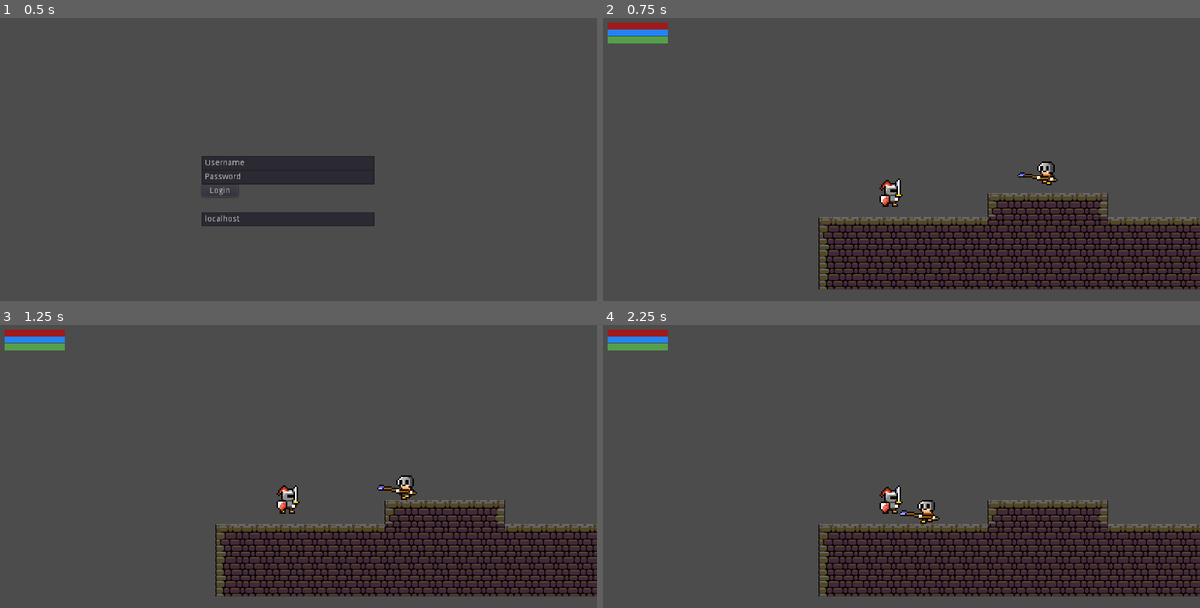
Above: before the commit, frames 1-4 (two rows, left to right).
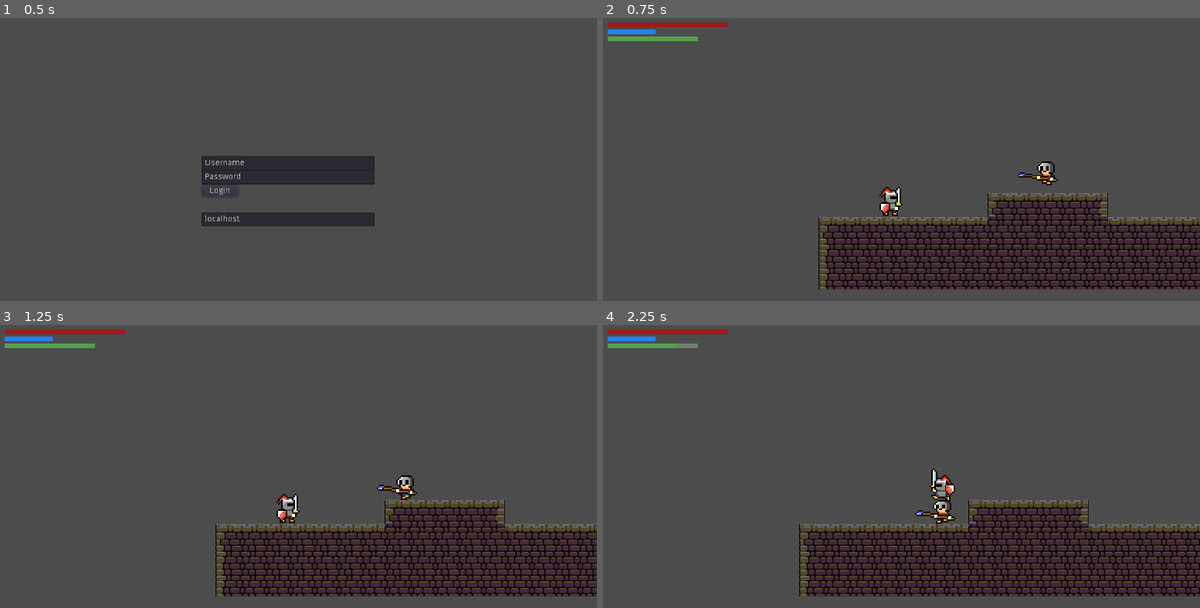
Above: after the commit, the same moments.

Repository: dim35/CEN3031-Project
Game: Godot game, scene res://screens/login_screen/login_screen.tscn
The game is run twice, just before and just after one commit, with the same random seed, the same clock (stepped at 60 frames per second) and the same inputs.
Inputs:
- Up to frame 1 (0.5 s): no input
- Up to frame 2 (0.75 s): click "Login" at 0.5 s
- Up to frame 3 (1.25 s): no input
- Up to frame 4 (2.25 s): hold D (move_right) 1.28-2.03 s; hold X (attack) 1.28-2.03 s; tap Up (jump) at 1.52 s; hold A (move_left) from 2.03 s (still down); tap X (attack) at 2.1 s

Frame 1 is identical in both runs. In frame 2, 0.9% of the frame differs, in the area x 0-51%, y 1-71%; in frame 3, 0.9%; in frame 4, 8.6%, in the area x 0-100%, y 1-96%.
Error before the commit: Parse Error: The member "mana" already exists in a parent class. (res://entity_scenes/Player.gd:7)

Commit message:
Mana variable duplicate removed from Player

Diff:
--- a/entity_scenes/Player.gd
+++ b/entity_scenes/Player.gd
@@ -4,7 +4,6 @@
 
 # Other attributes
 var current_xp
-var mana
 
 
 # Stamina depletion and regen constants
--- a/entity_scenes/Player.tscn
+++ b/entity_scenes/Player.tscn
@@ -72,7 +72,6 @@
 
 frames = SubResource( 2 )
 animation = "idle"
-frame = 1
 playing = true
 _sections_unfolded = [ "Material", "Pause", "Transform", "Visibility", "Z Index" ]
 
